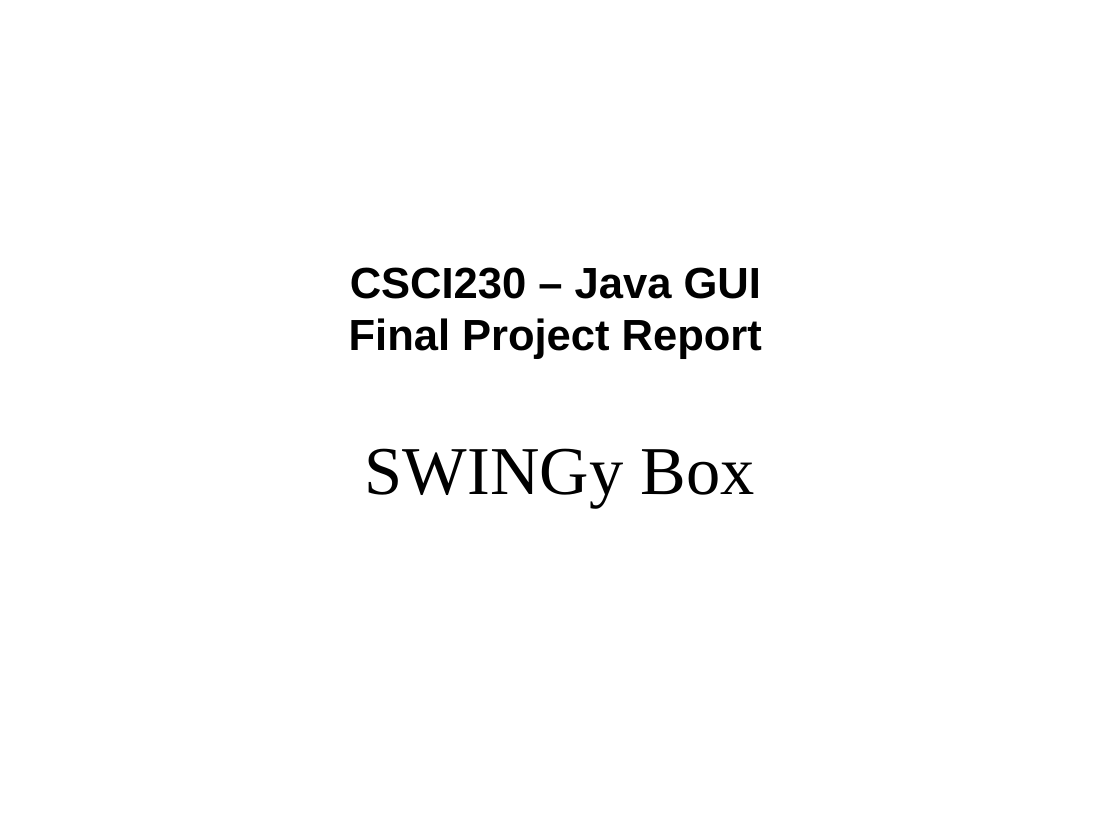
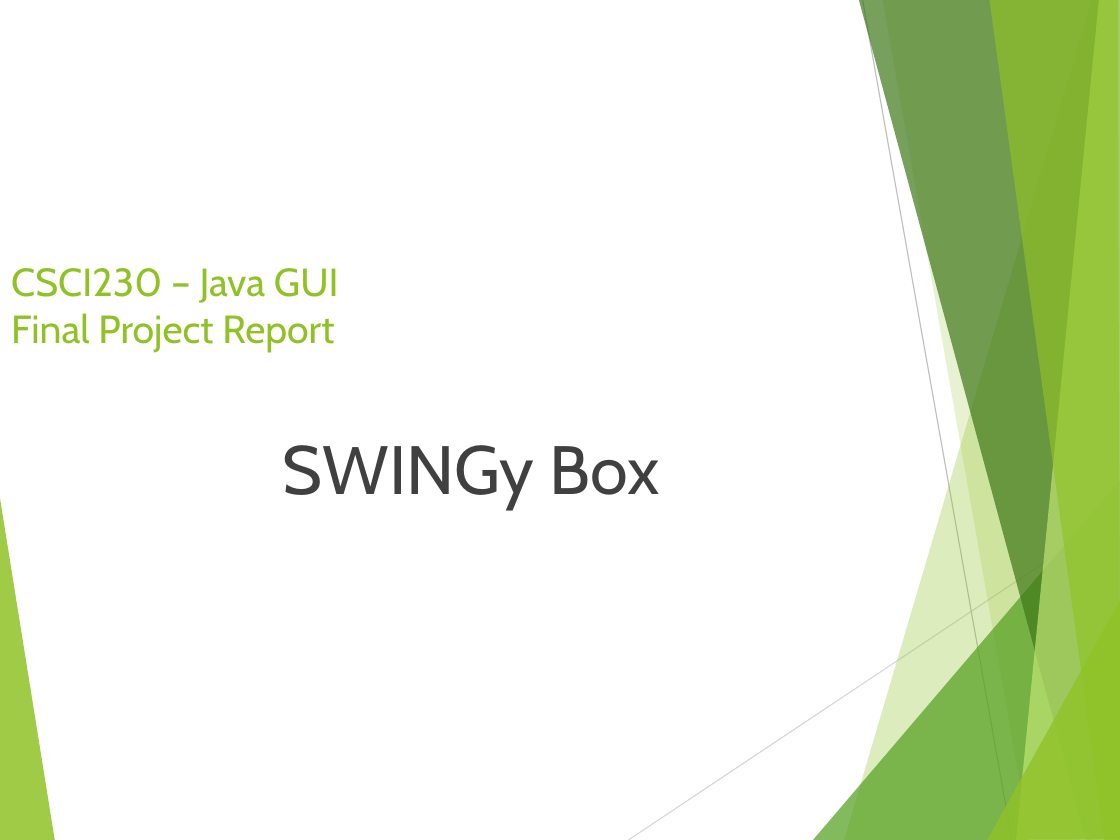
Before and after one commit to Horizonistic/CSCI230-Final-Project, a slide deck: slide 1 of FinalProjectPresentation—Larson+Grigoriadis.pptx. Drawn at 1120x840 pixels with LibreOffice and Linux fonts; fonts in the diff are those of the drawing. Boxes give left, top, right and bottom in pixels: in the first picture for what was removed or moved away, otherwise in the second. Text is boxed around its words. In the diff, an @@ line names an element or a change of style, - is before the commit and + after.

```diff
--- a/FinalProjectPresentation—Larson+Grigoriadis.pptx
+++ b/FinalProjectPresentation—Larson+Grigoriadis.pptx
@@ title "CSCI230 – Java GUI Final ...": place and size @@
-title "CSCI230 – Java GUI Final ..." at (349, 267, 762, 359)
+title "CSCI230 – Java GUI Final ..." at (11, 268, 339, 353)
@@ title "CSCI230 – Java GUI Final ..." at (11, 268, 339, 353): size 28 to 25.2 pt, font Arial to Cabin, text colour #000000 to #90C226, bold off; alignment centre to left; vertical alignment middle to top @@
@@ text "SWINGy Box": place and size @@
-text "SWINGy Box" at (365, 448, 754, 507)
+text "SWINGy Box" at (283, 445, 660, 509)
@@ text "SWINGy Box" at (283, 445, 660, 509): font Times New Roman to Cabin, text colour #000000 to #404040 @@
@@ group added at (0, 0, 1120, 840): 8 freeform shapes, 2 lines @@
```
Also in this commit, not shown: 9 other slides changed, 2 slides added.
